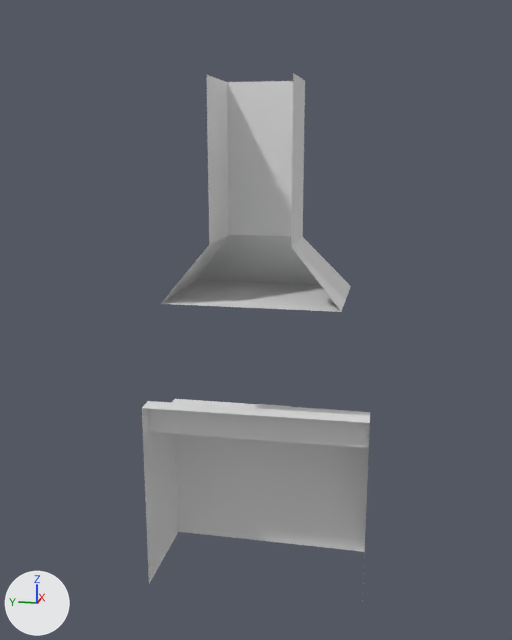
Before and after pictures for a commit that changed the Blender file Game 2/Assets/Blender Imports/OvenNHood (Optimized Atlas) 1.blend.
Both versions are drawn from a 50 mm lens placed at (-5.14, -1.16, 3.65), pointed at (0.4, -0.05, 2.26). The lights are fixed; the arrows at lower left show +X, +Y and +Z. The older version comes first.

The first picture shows 'Oven'.
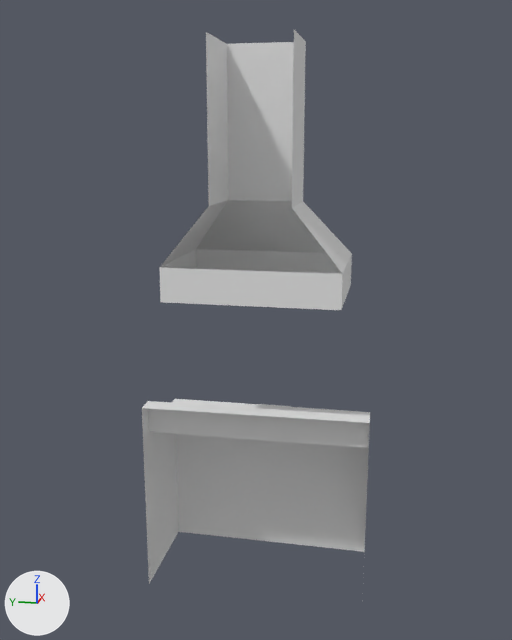
Location of each change, [x1, y1, x2, y2] in pixels of the pictures (512 x 640 px):
'Oven', reshaped (8% taller): before [142, 73, 370, 602]; after [142, 30, 370, 602]
part 1 of me_cube_022, reshaped: before [161, 73, 351, 312]; after [159, 30, 352, 310]

Diff of the bpy script that builds the scene:
```diff
--- a/Game 2/Assets/Blender Imports/OvenNHood (Optimized Atlas) 1.blend.py
+++ b/Game 2/Assets/Blender Imports/OvenNHood (Optimized Atlas) 1.blend.py
@@ me_cube_022 @@
 # used by ob_oven; location = (0.794, -0.124, 0.929); rotation_euler = (1.571, 0.0, 0.0), in degrees (90, 0, 0)
 # verts and faces of me_cube_022; kept vertices keep their numbers, new ones are numbered from 368
 # before: 136 (-0.89, 2.01, 0.29) at pixel (291, 246), 137 (-0.89, 3.2, 0.29) at pixel (293, 72), 138 (-0.89, 2.01, -0.32) at pixel (209, 244), 139 (-0.89, 3.2, -0.32) at pixel (206, 74), 140 (-0.28, 2.01, 0.29) at pixel (302, 236)
 # before: 141 (-0.28, 3.2, 0.29) at pixel (305, 80), 142 (-0.28, 2.01, -0.32) at pixel (228, 234), 143 (-0.28, 3.2, -0.32) at pixel (227, 82), 144 (-0.89, 1.55, -0.71) at pixel (160, 303), 145 (-0.89, 1.55, 0.66) at pixel (341, 311)
 # before: 146 (0.1, 1.55, -0.71) at pixel (196, 280), 147 (0.1, 1.55, 0.66) at pixel (350, 286)
-me_cube_022.from_pydata(...)  # 368 vertices, 254 faces; spans x -0.9..0.11, y -0.93..3.2, z -0.92..0.9
+me_cube_022.from_pydata(...)  # 372 vertices, 258 faces; spans x -0.9..0.11, y -0.93..3.48, z -0.92..0.9
+# me_cube_022 part 1
+delete_faces([(144, 146, 147, 145)])
+for i in [*range(136, 148)]: verts[i] += (0.0, 0.28, 0.0)
+for new, old in zip([*range(368, 372)], [*range(144, 148)]): verts[new] = verts[old] + (0.0, -0.27, 0.0)
+faces += [(146, 147, 371, 370), (368, 370, 371, 369), (144, 368, 369, 145), (145, 369, 371, 147), (144, 146, 370, 368)]
 me_cube_022.materials.append(mat_material_003)
```
